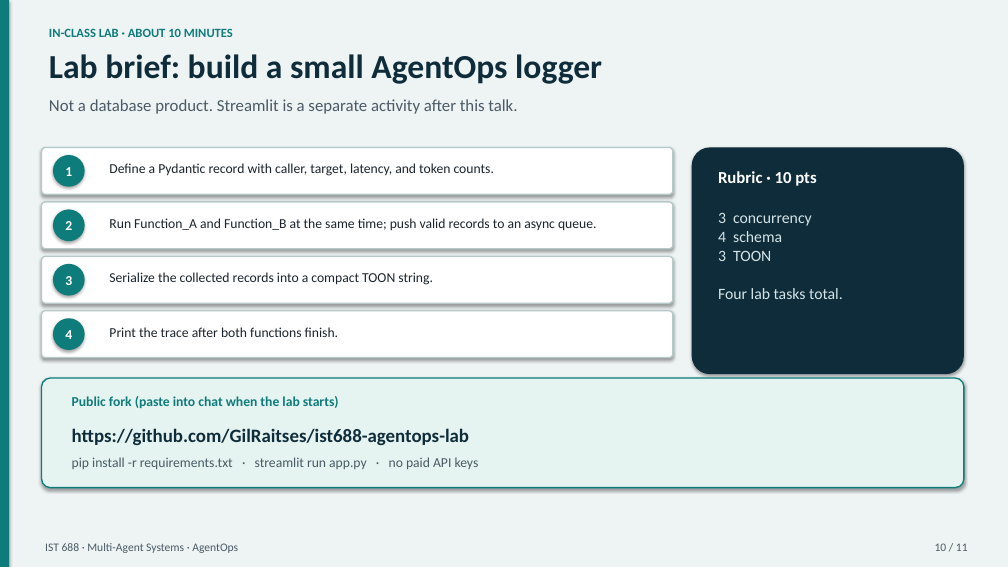
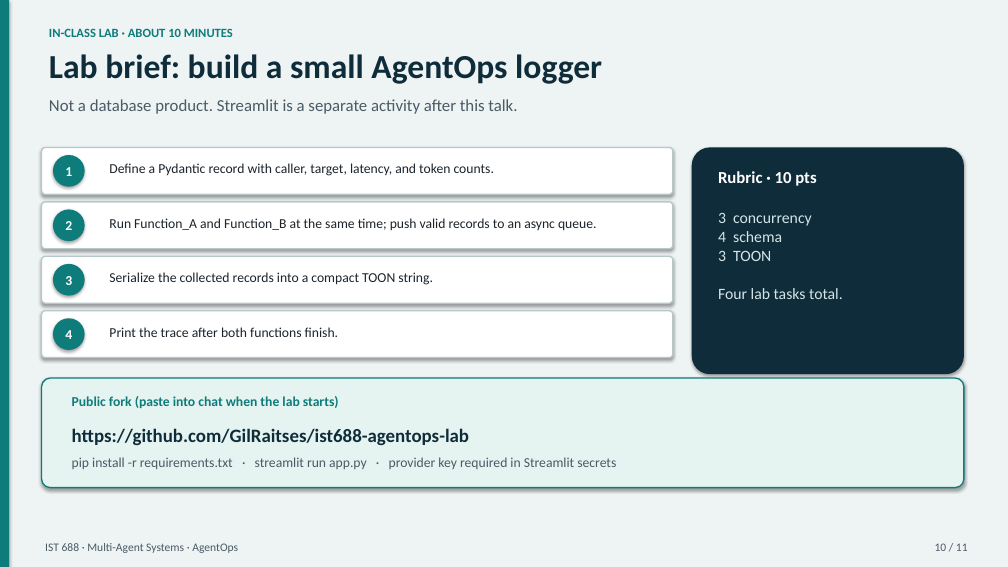
Before and after one commit to GilRaitses/ist688-agentops-lab, a slide deck: slide 10 of AgentOps_Class_Deck.pptx. Drawn at 1008x567 pixels with LibreOffice and Linux fonts; fonts in the diff are those of the drawing. Boxes give left, top, right and bottom in pixels: in the first picture for what was removed or moved away, otherwise in the second. Text is boxed around its words. In the diff, an @@ line names an element or a change of style, - is before the commit and + after.

```diff
--- a/AgentOps_Class_Deck.pptx
+++ b/AgentOps_Class_Deck.pptx
@@ text at (72, 457, 616, 469): text changed @@
-pip install -r requirements.txt · streamlit run app.py · no paid API keys
+pip install -r requirements.txt · streamlit run app.py · provider key required in Streamlit secrets
```
Also in this commit, not shown: 1 other slide changed, 3 other files.
